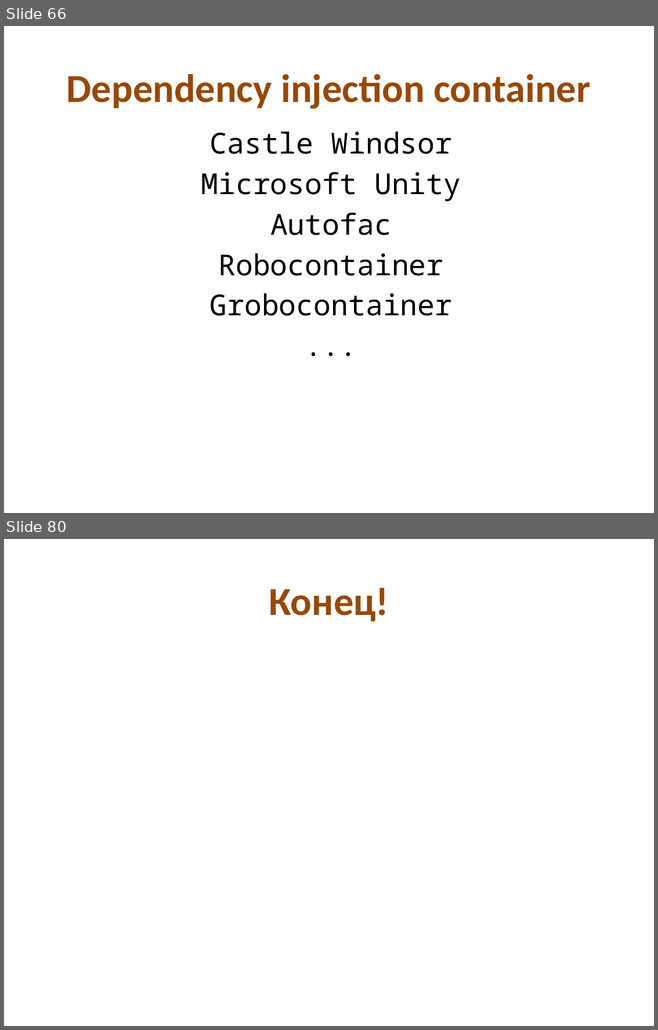
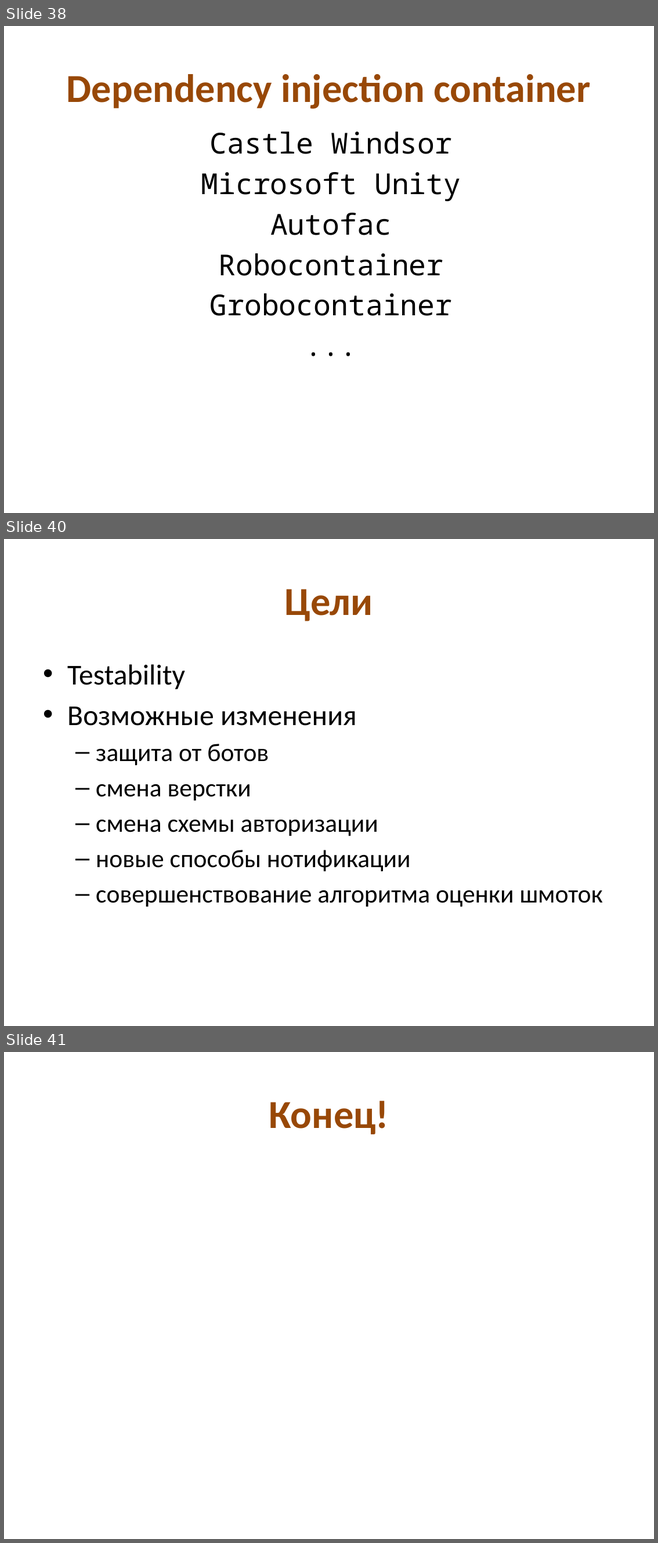
Before and after one commit to kontur-edu/2013, a slide deck: CodeDesign/Проектирование @ КрешКурс2013.pptx. Shown one above the other, each under a label of ours: slides 66 and 80 before the commit, slides 38, 40 and 41 after it; the slides between them are not shown. The pictures are 658x1030 and 658x1543 pixels, drawn with LibreOffice and Linux fonts; fonts in the diff are those of the drawing. Boxes give left, top, right and bottom in pixels: in the first picture for what was removed or moved away, otherwise in the second. Text is boxed around its words. In the diff, an @@ line names an element or a change of style, - is before the commit and + after.

```diff
--- a/CodeDesign/Проектирование @ КрешКурс2013.pptx
+++ b/CodeDesign/Проектирование @ КрешКурс2013.pptx
@@ slide 40 added at box(4, 539, 654, 1026), background #FFFFFF @@
@@ title added at box(285, 589, 373, 621), 44 pt, text #984807, bold @@
+Цели
@@ text added at box(67, 664, 603, 907), 28 pt, text #000000 @@
+• Testability
+• Возможные изменения
+  – защита от ботов
+  – смена верстки
+  – смена схемы авторизации
+  – новые способы нотификации
+  – совершенствование алгоритма оценки шмоток
@@ what was slide 66 is now slide 38 @@
@@ what was slide 80 is now slide 41 @@
```
Also in this commit, not shown: 12 slides changed, 5 other slides added, 45 slides removed.
